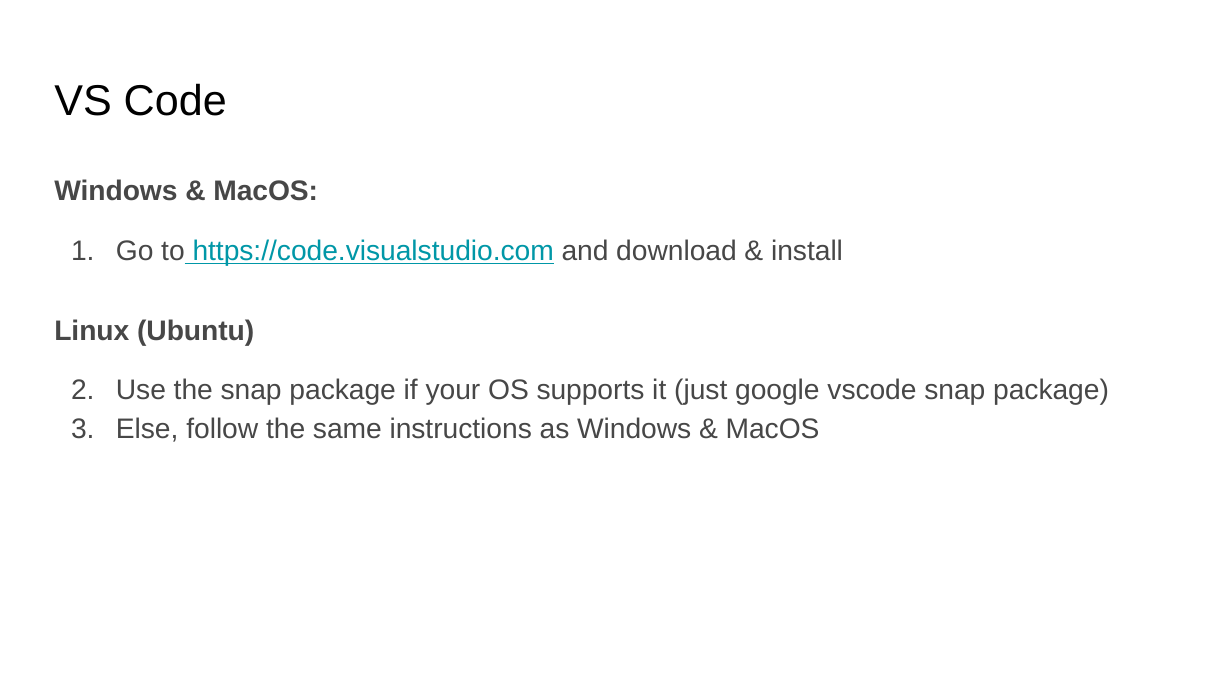
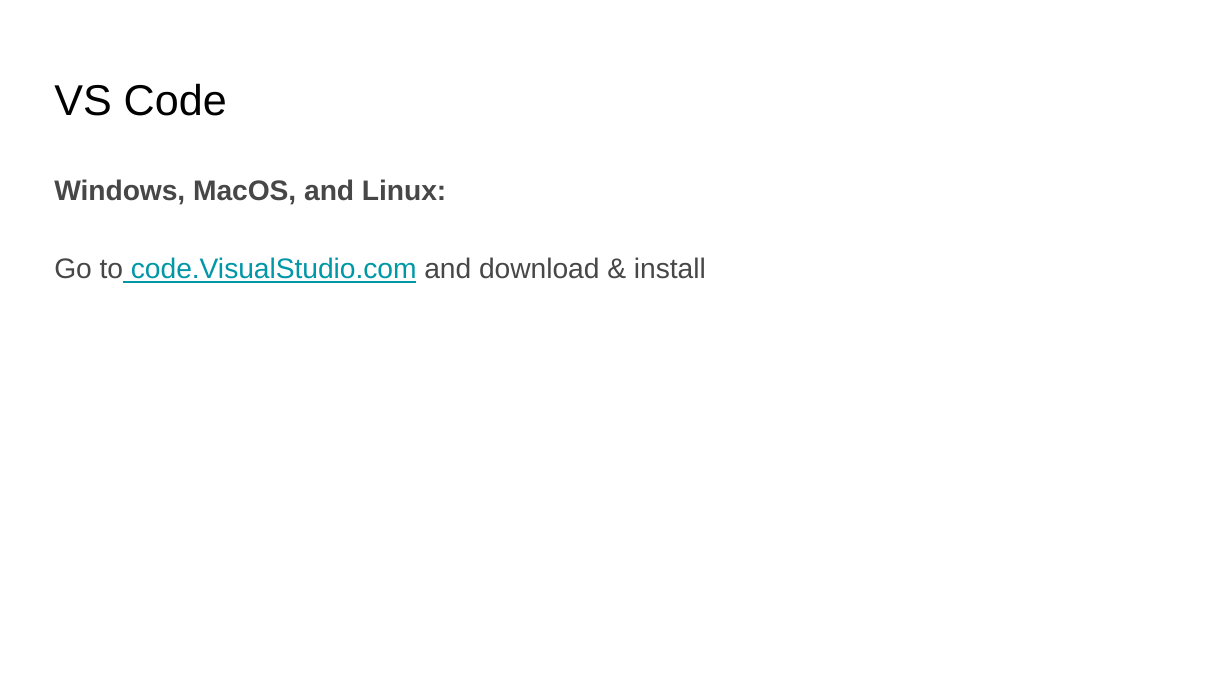
Before and after one commit to umass-cs-326/umass-cs-326.github.io, a slide deck: slide 4 of docs/04-labs/01-git-basics/01-git-basics.pptx. Drawn at 1232x693 pixels with LibreOffice and Linux fonts; fonts in the diff are those of the drawing. Boxes give left, top, right and bottom in pixels: in the first picture for what was removed or moved away, otherwise in the second. Text is boxed around its words. In the diff, an @@ line names an element or a change of style, - is before the commit and + after.

```diff
--- a/docs/04-labs/01-git-basics/01-git-basics.pptx
+++ b/docs/04-labs/01-git-basics/01-git-basics.pptx
@@ text at [54, 179, 706, 283]: text changed @@
-Windows & MacOS:
-1. Go to https://code.visualstudio.com and download & install
-Linux (Ubuntu)
-1. Use the snap package if your OS supports it (just google vscode snap package)
-2. Else, follow the same instructions as Windows & MacOS
+Windows, MacOS, and Linux:
+Go to code.VisualStudio.com and download & install
```
Also in this commit, not shown: 7 other slides changed, 1 slide added, 1 slide removed.
